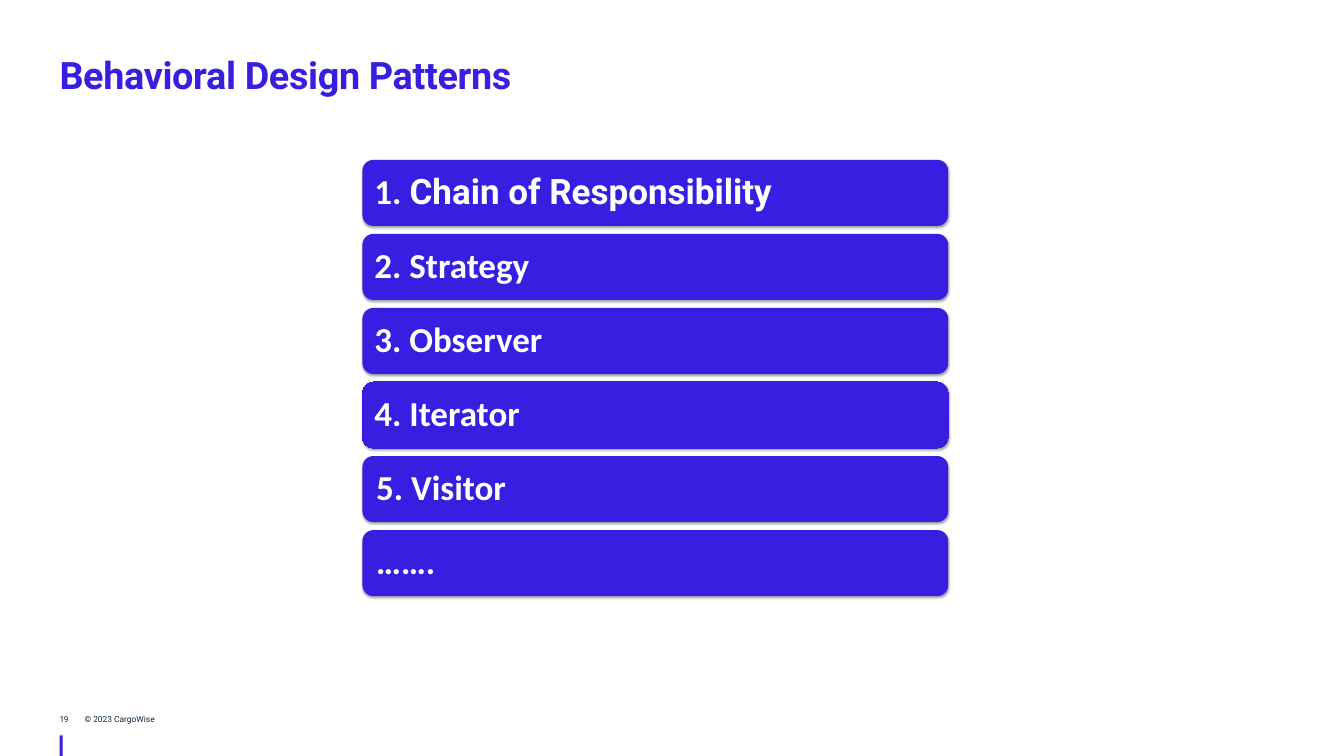
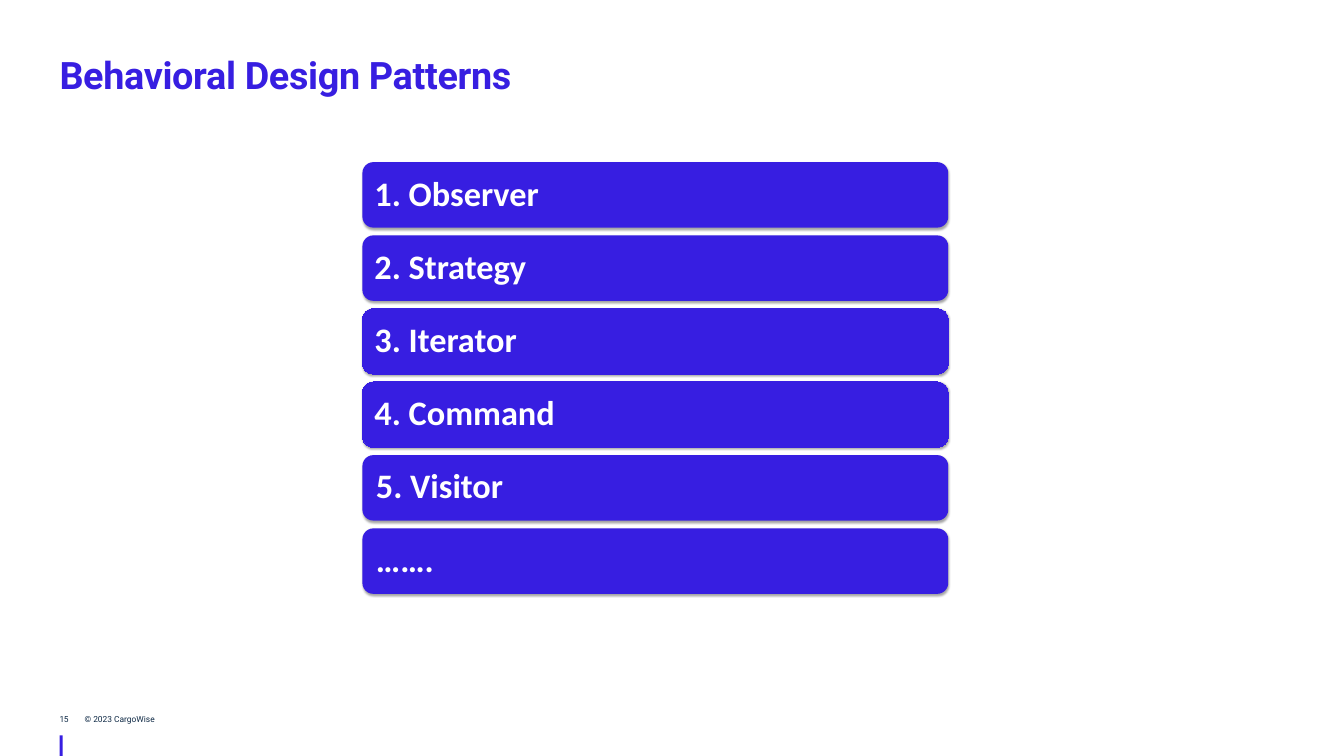
Before and after one commit to JingwenLi/DesignPatterns, a slide deck: slide 15 of DesignPatterns/Behavioral Design Patterns/Behavioral Design Patterns - WTG.pptx (slide 19 before the commit). Drawn at 1344x756 pixels with LibreOffice and Linux fonts; fonts in the diff are those of the drawing; background and template pictures are left out. Boxes give left, top, right and bottom in pixels: in the first picture for what was removed or moved away, otherwise in the second. Text is boxed around its words. In the diff, an @@ line names an element or a change of style, - is before the commit and + after.

```diff
--- a/DesignPatterns/Behavioral Design Patterns/Behavioral Design Patterns - WTG.pptx
+++ b/DesignPatterns/Behavioral Design Patterns/Behavioral Design Patterns - WTG.pptx
@@ text at <box>374,182,539,207</box>: text changed; size 50 to 49 pt; font Roboto to Calibri @@
-1. Chain of Responsibility
+1. Observer
@@ rounded rectangle at <box>362,308,948,374</box>: outline none to #371EE1 0.75 pt @@
@@ text at <box>374,329,517,353</box>: text changed; size 50 to 49 pt @@
-3. Observer
+3. Iterator
@@ text at <box>374,401,555,426</box>: text changed; size 50 to 49 pt @@
-4. Iterator
+4. Command
@@ size 50 to 49 pt in 3 elements at <box>376,474,503,499</box>, <box>374,256,526,285</box>, <box>365,532,945,591</box> @@
```
Also in this commit, not shown: 6 other slides changed, 4 slides removed, 3 other files.
